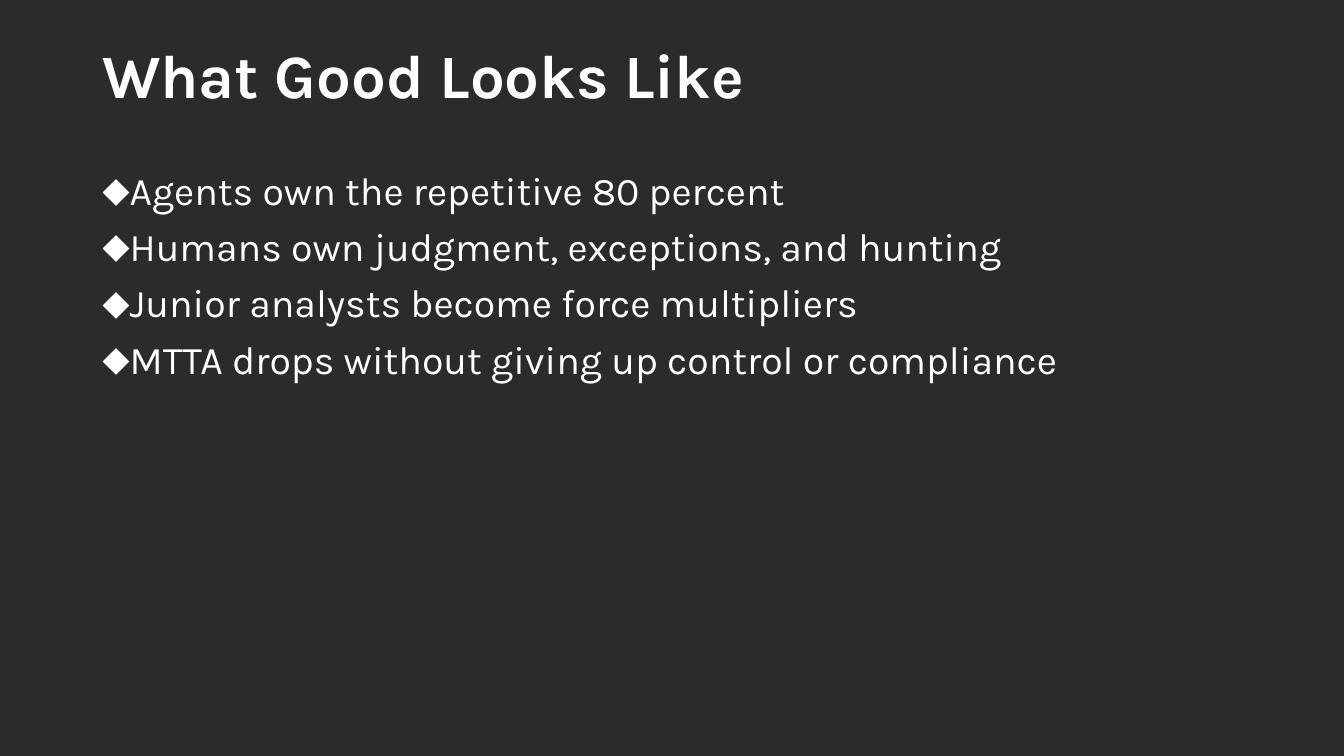
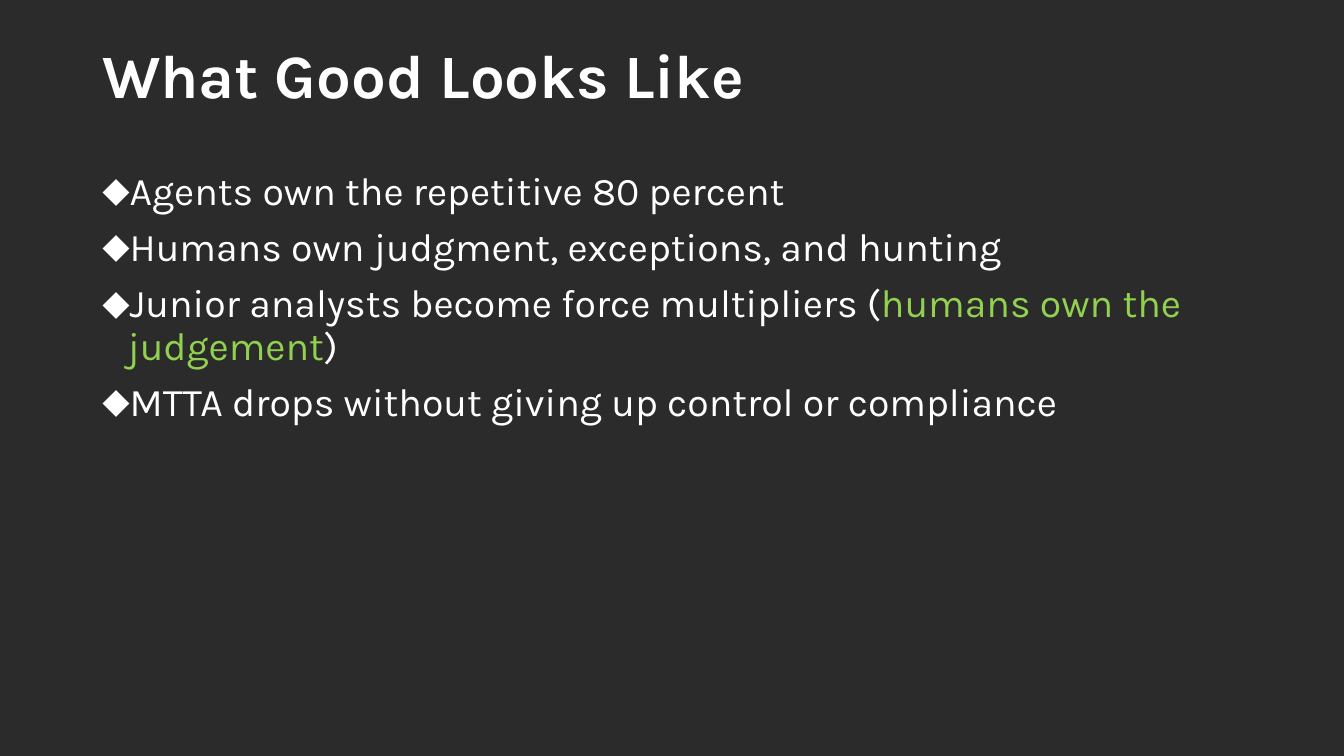
Before and after one commit to rod-trent/MMSMOA, a slide deck: slide 8 of SlideDecks/Empowering SOC Teams - MMS Midway 2026.pptx. Drawn at 1344x756 pixels with LibreOffice and Linux fonts; fonts in the diff are those of the drawing; background and template pictures are left out; a plain dark background stands for a picture behind light text. Boxes give left, top, right and bottom in pixels: in the first picture for what was removed or moved away, otherwise in the second. Text is boxed around its words. In the diff, an @@ line names an element or a change of style, - is before the commit and + after.

```diff
--- a/SlideDecks/Empowering SOC Teams - MMS Midway 2026.pptx
+++ b/SlideDecks/Empowering SOC Teams - MMS Midway 2026.pptx
@@ text at (128,288,1181,370): text changed @@
-⬥ Junior analysts become force multipliers
+⬥ Junior analysts become force multipliers (humans own the judgement)
```
Also in this commit, not shown: 14 other slides changed, 1 other file.
